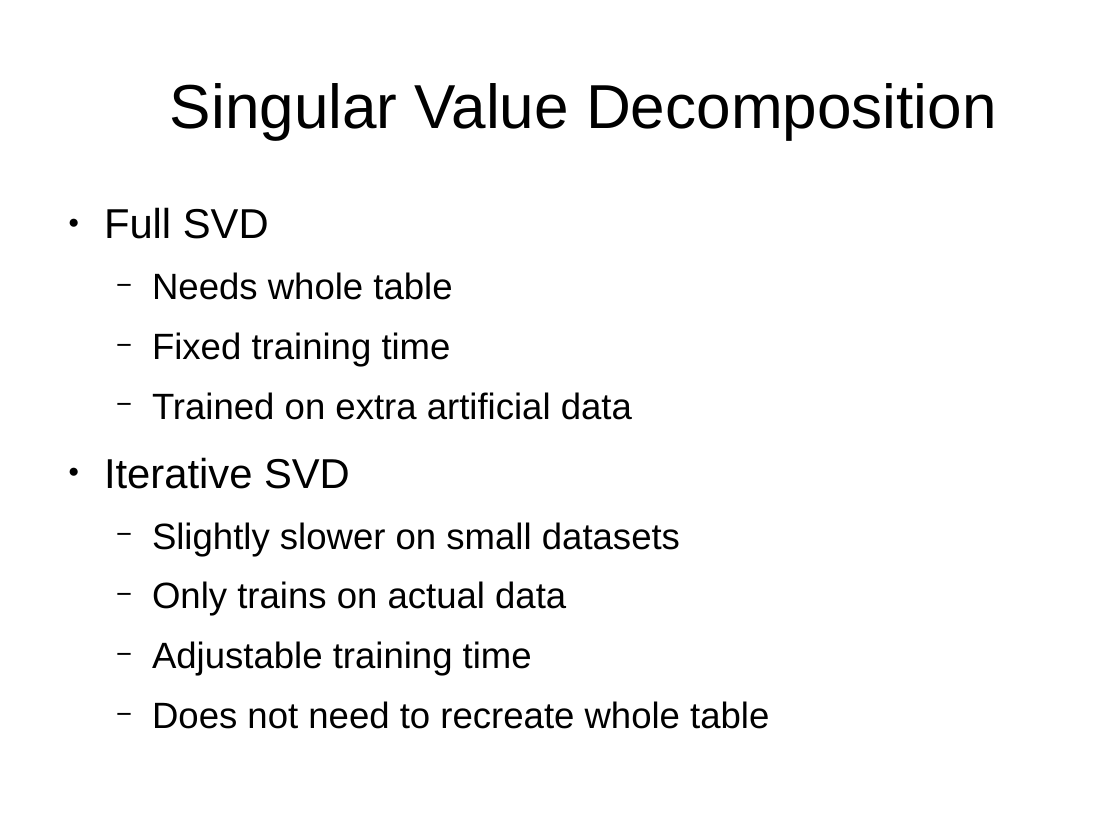
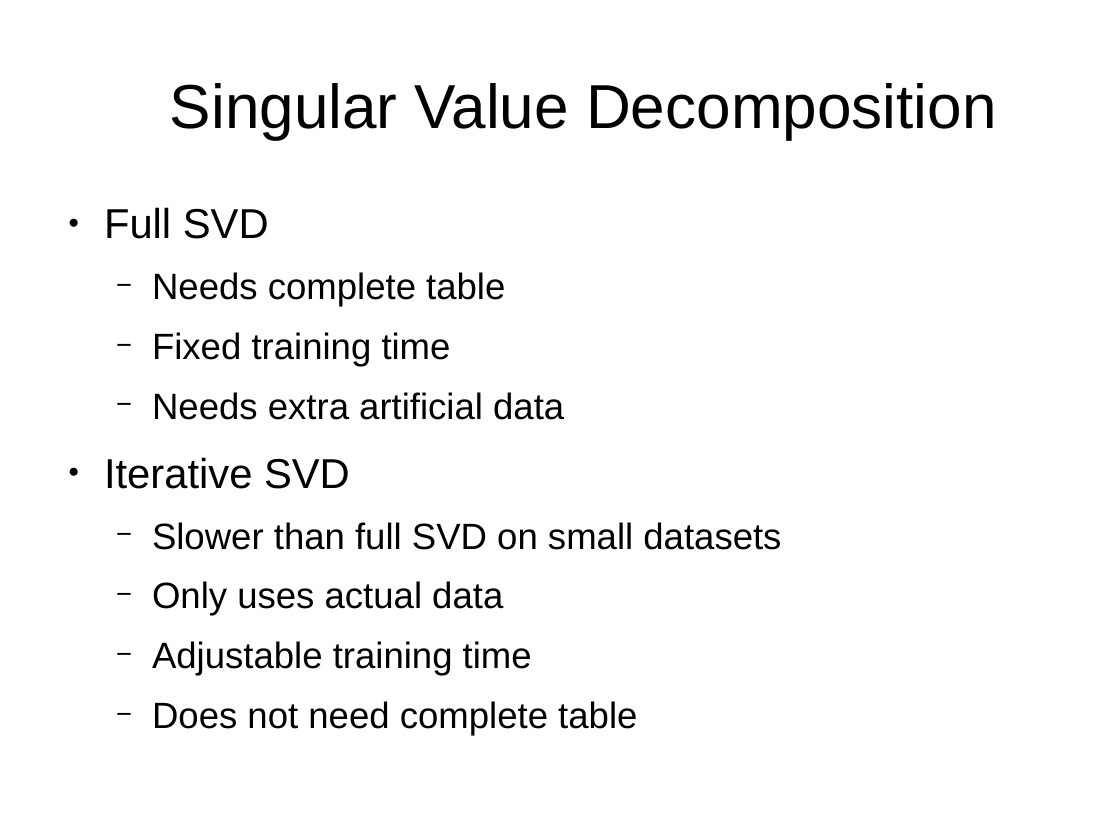
Before and after one commit to DriesSmit/Recommendation-System, a slide deck: slide 21 of Presentation.odp. Drawn at 1120x840 pixels with LibreOffice and Linux fonts; fonts in the diff are those of the drawing. Boxes give left, top, right and bottom in pixels: in the first picture for what was removed or moved away, otherwise in the second. Text is boxed around its words. In the diff, an @@ line names an element or a change of style, - is before the commit and + after.

Commit message:
Checked spelling of presentation.

```diff
--- a/Presentation.odp
+++ b/Presentation.odp
@@ text at (x1=152, y1=272, x2=505, y2=306): text changed @@
-  − Needs whole table
+  − Needs complete table
@@ text at (x1=152, y1=392, x2=564, y2=420): text changed @@
-  − Trained on extra artificial data
+  − Needs extra artificial data
@@ text at (x1=152, y1=522, x2=781, y2=616): text changed @@
-  − Slightly slower on small datasets
-  − Only trains on actual data
+  − Slower than full SVD on small datasets
+  − Only uses actual data
@@ text at (x1=152, y1=701, x2=637, y2=736): text changed @@
-  − Does not need to recreate whole table
+  − Does not need complete table
```
Also in this commit, not shown: 16 other slides changed, 2 slides removed.
